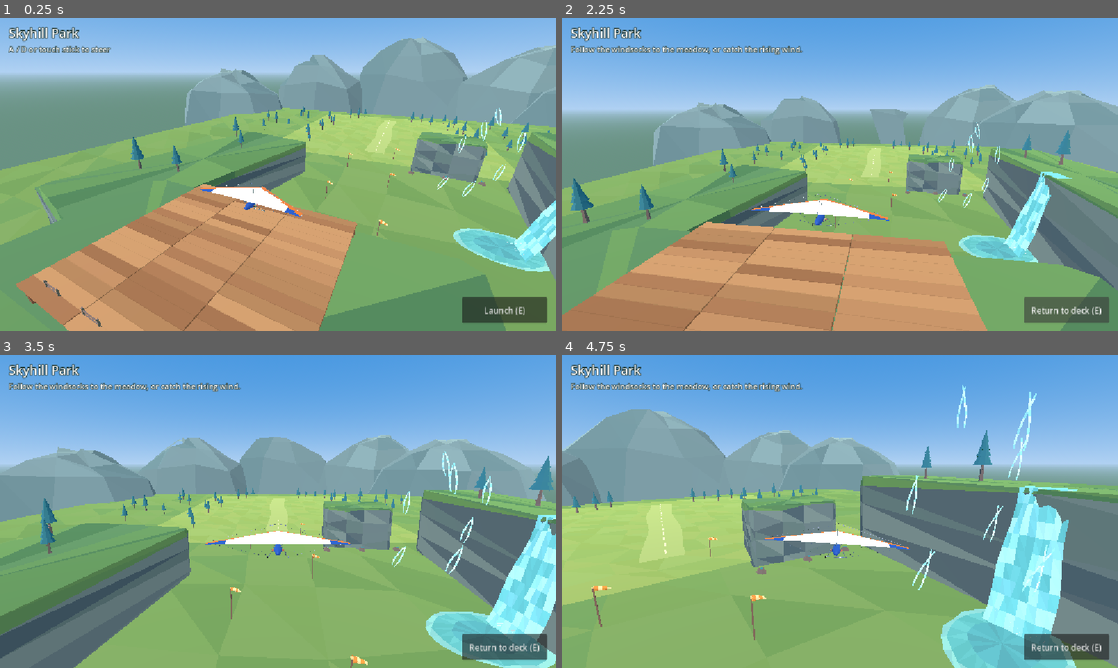
Above: before the commit, frames 1-4 (two rows, left to right).
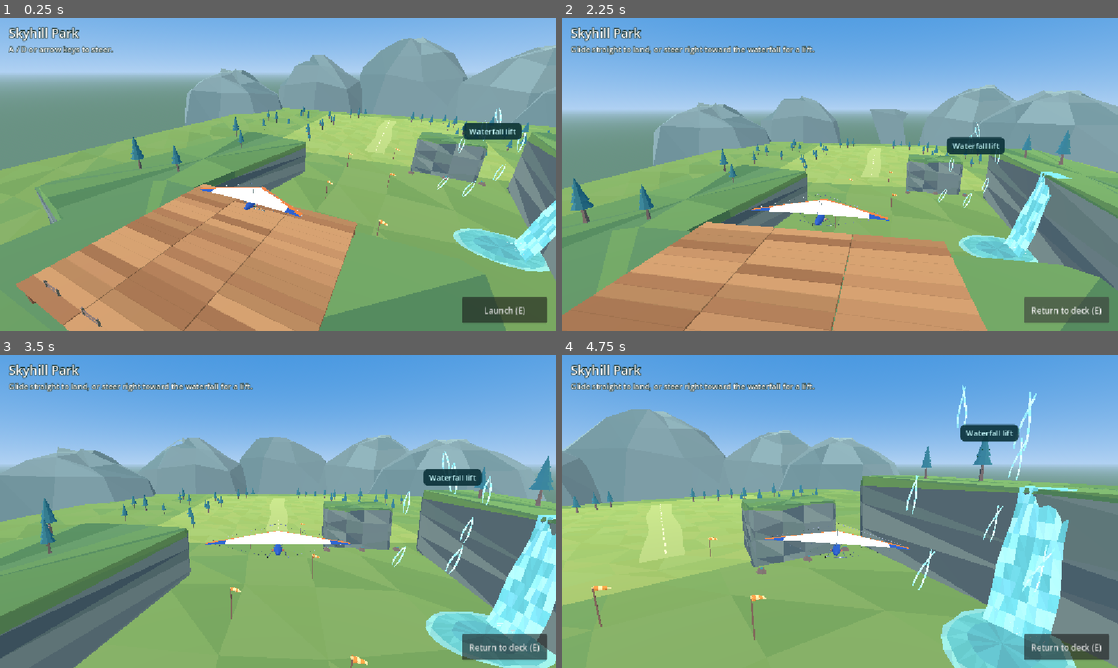
Above: after the commit, the same moments.

Repository: WillowbrookGame/willowbrook
Game: Godot game, scene res://game/skyhill/skyhill.tscn
Two runs of this game, one before a commit and one after it. Both use one fixed random seed, a clock stepped at 60 frames per second and the inputs below. This scene is started directly instead of the project's main scene.
Inputs (mouse positions are in pixels of both pictures, inside the frame that each line leads up to):
- Up to frame 1 (0.25 s): no input
- Up to frame 2 (2.25 s): click "Launch (E)" at 0.5 s; tap Enter at 1.25 s; move the mouse to (962, 158) at 1.27 s; hold Right (ui_right) 1.28-2 s; tap E at 1.35 s; click (962, 158) at 1.42 s; tap Space at 1.52 s; click "Launch (E)" at 2 s
- Up to frame 3 (3.5 s): drag from (166, 527) to (250, 574) at 2.77 s
- Up to frame 4 (4.75 s): move the mouse to (895, 442) at 3.52 s; hold Right (ui_right) 3.53-4.25 s; tap P at 3.6 s; click (895, 442) at 3.67 s; drag from (812, 574) to (673, 464) at 4.27 s

The runs differ from the first frame. In frame 1, 0.7% of the frame differs, in the area x 6-94%, y 8-39%; in frame 2, 1.3%; in frame 3, 1.2%; in frame 4, 1.3%, in the area x 1-83%, y 8-28%.

Commit message:
Make the Skyhill waterfall route easier to find

Diff:
--- a/game/skyhill/skyhill.gd
+++ b/game/skyhill/skyhill.gd
@@ -14,6 +14,8 @@
 @onready var glider: Node3D = $Glider
 @onready var camera: Camera3D = $Camera3D
 @onready var hud: CanvasLayer = $HUD
+@onready var guide: PanelContainer = $HUD/WaterfallGuide
+@onready var guide_label: Label = $HUD/WaterfallGuide/Caption
 @onready var prompt: Label = $HUD/Top/Instructions
 @onready var action: Button = $HUD/Action
 @onready var stick: Control = $HUD/Stick
@@ -68,7 +70,8 @@
 
 func _set_touch(point: Vector2) -> void:
 	var center := stick.get_global_rect().get_center()
-	touch_steer = clampf((point.x - center.x) / 40.0, -1.0, 1.0)
+	var travel := clampf((point.x - center.x) / 40.0, -1.0, 1.0)
+	touch_steer = signf(travel) * remap(maxf(absf(travel), 0.10), 0.10, 1.0, 0.0, 1.0)
 	knob.position.x = 38.0 + touch_steer * 35.0
 
 func _clear_stick() -> void:
@@ -87,12 +90,12 @@
 	flight.reset(launch.global_position, launch.global_rotation.y)
 	_glider_pose()
 	_camera_pose(1.0)
-	_set_hud("A / D or touch stick to steer", "Launch (E)")
+	_set_hud("Drag the stick to steer." if _touch_seen else "A / D or arrow keys to steer.", "Launch" if _touch_seen else "Launch (E)")
 
 func _launch() -> void:
 	state = State.FLYING
 	flight.reset(launch.global_position, launch.global_rotation.y)
-	_set_hud("Follow the windsocks to the meadow, or catch the rising wind.", "Return to deck (E)")
+	_set_hud("Glide straight to land, or steer right toward the waterfall for a lift.", "Return to deck (E)")
 
 func _land(where: Vector3) -> void:
 	state = State.LANDING
@@ -180,6 +183,31 @@
 		marker.position.y = initial + sin(_elapsed * 2.2 + initial * 0.3) * 0.65
 	$Scenery/Waterfall/Foam.position.y = -7.35 + sin(_elapsed * 3.0) * 0.06
 	_camera_pose(1.0 - exp(-5.0 * delta))
+	_update_route_guide()
+
+# Anchor to the course marker, not to fixed screen pixels. Keep the guide clear
+# of the instructions and controls even if the waterfall is outside the view.
+func _update_route_guide() -> void:
+	var marker := lift_zone.global_position + Vector3.UP * 7.0
+	var ahead := (marker - flight.position).dot(Vector3.FORWARD.rotated(Vector3.UP, flight.heading))
+	var rising := state == State.FLYING and flight.lift > 0.10
+	guide.visible = (state == State.DECK or state == State.FLYING) and (rising or (ahead > 1.0 and not camera.is_position_behind(marker)))
+	if not guide.visible:
+		return
+	var screen := get_viewport().get_visible_rect().size
+	var projected := camera.unproject_position(marker) if not rising else Vector2(screen.x * 0.5, 104.0)
+	guide_label.text = "Rising air!" if rising else "Waterfall lift"
+	var outer := 14.0
+	var width := guide.get_combined_minimum_size().x
+	if not rising and projected.x + width * 0.5 > screen.x - outer:
+		guide_label.text = "Waterfall lift >"
+	elif not rising and projected.x - width * 0.5 < outer:
+		guide_label.text = "< Waterfall lift"
+	guide.size = guide.get_combined_minimum_size()
+	var x := clampf(projected.x - guide.size.x * 0.5, outer, maxf(outer, screen.x - guide.size.x - outer))
+	var top := prompt.get_global_rect().end.y + 12.0
+	var bottom := maxf(top, minf(stick.position.y, action.position.y) - guide.size.y - 8.0)
+	guide.position = Vector2(x, clampf(projected.y - guide.size.y * 0.5, top, bottom))
 
 func _glider_pose() -> void:
 	glider.global_position = flight.position
--- a/game/skyhill/skyhill.tscn
+++ b/game/skyhill/skyhill.tscn
@@ -66,6 +66,17 @@
 [sub_resource type="BoxShape3D" id="Shape_ScenicRidgeTop"]
 size = Vector3(19, 0.45, 12)
 
+[sub_resource type="StyleBoxFlat" id="Style_WaterfallGuide"]
+content_margin_left = 12.0
+content_margin_top = 6.0
+content_margin_right = 12.0
+content_margin_bottom = 6.0
+bg_color = Color(0.04, 0.19, 0.22, 0.9)
+corner_radius_top_left = 10
+corner_radius_top_right = 10
+corner_radius_bottom_right = 10
+corner_radius_bottom_left = 10
+
 [node name="Skyhill" type="Node3D"]
 script = ExtResource("logic")
 
@@ -533,6 +544,17 @@
 theme_override_font_sizes/font_size = 16
 text = "A / D or touch stick to steer"
 autowrap_mode = 3
+
+[node name="WaterfallGuide" type="PanelContainer" parent="HUD"]
+visible = false
+mouse_filter = 2
+theme_override_styles/panel = SubResource("Style_WaterfallGuide")
+
+[node name="Caption" type="Label" parent="HUD/WaterfallGuide"]
+mouse_filter = 2
+theme_override_colors/font_color = Color(0.79, 0.99, 1, 1)
+theme_override_font_sizes/font_size = 16
+text = "Waterfall lift"
 
 [node name="Action" type="Button" parent="HUD"]
 anchors_preset = 3
--- a/game/skyhill/test_skyhill_flight.gd
+++ b/game/skyhill/test_skyhill_flight.gd
@@ -118,17 +118,41 @@
 		level._launch()
 		await process_frame
 		check(not level.stick.get_global_rect().intersects(level.action.get_global_rect()), "Touch stick and return overlap at %s" % view)
+		level._update_route_guide()
+		var guide_rect: Rect2 = level.guide.get_global_rect()
+		check(level.guide.visible, "Waterfall guide should appear ahead at %s" % view)
+		check(root.get_visible_rect().encloses(guide_rect), "Guide escapes viewport at %s" % view)
+		check(not guide_rect.intersects(level.prompt.get_global_rect()) and not guide_rect.intersects(level.stick.get_global_rect()) and not guide_rect.intersects(level.action.get_global_rect()), "Guide overlaps instructions or controls at %s" % view)
+		level.flight.lift = 0.5
+		level._update_route_guide()
+		check(level.guide_label.text == "Rising air!", "Guide confirms caught lift")
+		level.flight.lift = 0.0
+		level.flight.heading = PI
+		level._update_route_guide()
+		check(not level.guide.visible, "Guide should hide after passing or turning away")
+		level.flight.heading = 0.0
 		var touch := InputEventScreenTouch.new()
 		touch.pressed = true
 		touch.index = 3
 		touch.position = level.stick.get_global_rect().get_center() + Vector2(25, 0)
 		level._input(touch)
 		check(level.touch_index == 3 and level.touch_steer > .5, "Touch steering did not accept press")
+		var drag := InputEventScreenDrag.new()
+		drag.position = level.stick.get_global_rect().get_center() + Vector2(-90, 0)
+		drag.index = 7
+		level._input(drag)
+		check(level.touch_steer > .5, "Second finger stole the steering stick")
+		drag.index = touch.index
+		level._input(drag)
+		check(level.touch_steer == -1.0, "Touch should track outside the stick")
+		drag.position = level.stick.get_global_rect().get_center() + Vector2(3.0, 0)
+		level._input(drag)
+		check(level.touch_steer == 0.0, "Stick should ignore minor center jitter")
 		touch.pressed = false
 		level._input(touch)
 		check(level.touch_index == -1 and level.touch_steer == 0, "Touch release did not clear steering")
 		level._on_deck()
 	if failures == 0:
-		print("PASS Skyhill: gentle steering, default and waterfall routes, landing runout, relaunch, return, bounds and responsive touch")
+		print("PASS Skyhill: gentle steering, default and waterfall routes, landing runout, relaunch, return, bounds, waterfall cues and responsive touch")
 	level.free()
 	quit(0 if failures == 0 else 1)
Not shown, changed: game/skyhill/EDITING.md
